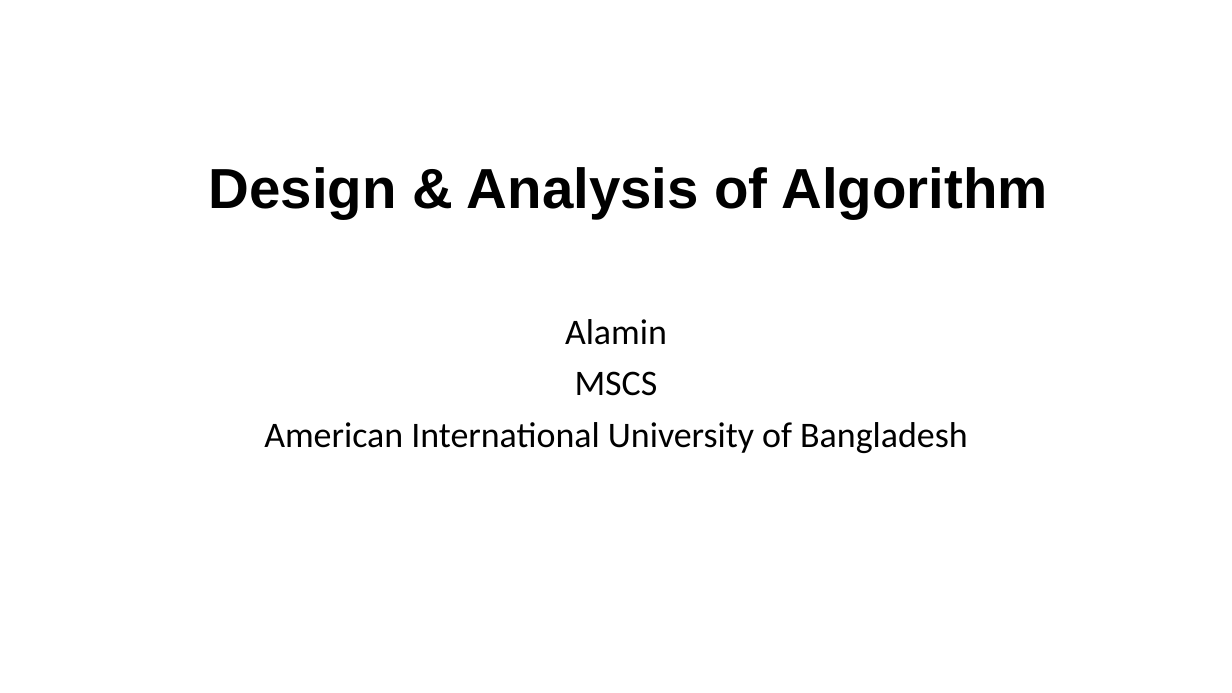
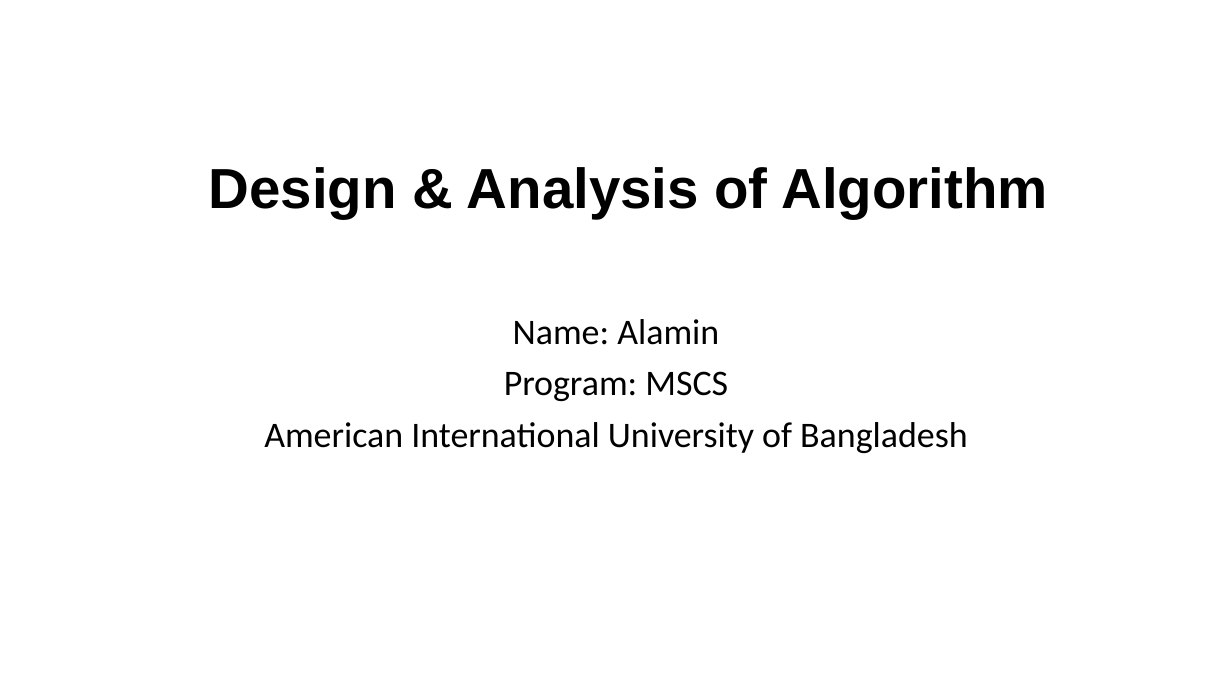
Before and after one commit to alaminbhuyan/DSA-In-Python, a slide deck: slide 1 of Design & Analysis Of Algorithm PDF/DAA.pptx. Drawn at 1232x693 pixels with LibreOffice and Linux fonts; fonts in the diff are those of the drawing. Boxes give left, top, right and bottom in pixels: in the first picture for what was removed or moved away, otherwise in the second. Text is boxed around its words. In the diff, an @@ line names an element or a change of style, - is before the commit and + after.

```diff
--- a/Design & Analysis Of Algorithm PDF/DAA.pptx
+++ b/Design & Analysis Of Algorithm PDF/DAA.pptx
@@ text at [504, 319, 728, 401]: text changed @@
-Alamin
-MSCS
+Name: Alamin
+Program: MSCS
```
